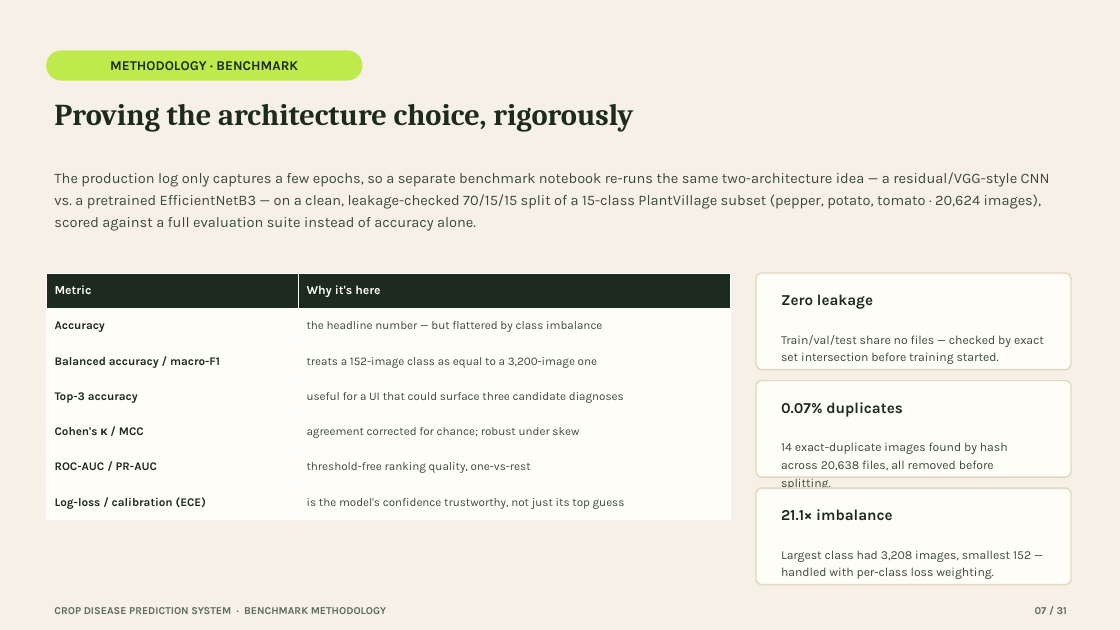
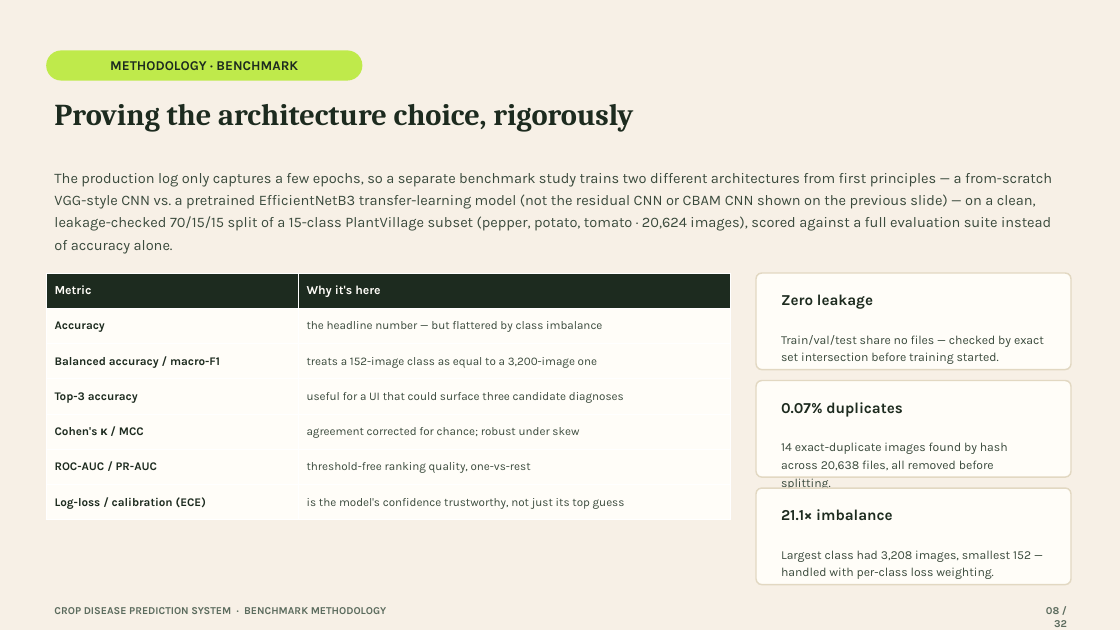
Before and after one commit to devSaksham/crop-disease-detection, a slide deck: slide 8 of presentation/Crop_Disease_Prediction_System.pptx (slide 7 before the commit). Drawn at 1120x630 pixels with LibreOffice and Linux fonts; fonts in the diff are those of the drawing. Boxes give left, top, right and bottom in pixels: in the first picture for what was removed or moved away, otherwise in the second. Text is boxed around its words. In the diff, an @@ line names an element or a change of style, - is before the commit and + after.

Commit message:
Restructure presentation: drop Grad-CAM, fix benchmark model/class attribution, add literature review, move plots to appendix
- Deleted the Grad-CAM slide entirely per review feedback.
- Corrected wording that implied the benchmark study compared the two
  production architectures (residual CNN / CBAM CNN); it actually compares
  a from-scratch VGG-style CNN vs. EfficientNetB3 transfer learning on a
  15-class, 3-crop subset -- fixed on the "At a Glance" stat card and the
  benchmark methodology slide, which now explicitly distinguishes the two
  studies.
- Added a five-point Literature Review slide (Hughes & Salathe, Mohanty et
  al., He et al., Tan & Le, Singh et al.), sourced from the citations
  already verified in the LaTeX end-term report.
- Trimmed the main flow to 16 concise slides and moved the 15 detailed
  benchmark plots (EDA, learning curves, confusion matrices, ROC/PR,
  calibration, error gallery, full metrics table) after the Thank You
  slide as a labelled appendix, behind a new divider slide.
- Added a benchmark-scope caveat to the Limitations slide and renumbered
  all footers (now NN / 32).

```diff
--- a/presentation/Crop_Disease_Prediction_System.pptx
+++ b/presentation/Crop_Disease_Prediction_System.pptx
@@ text at (x1=54, y1=173, x2=1052, y2=254): text changed @@
-The production log only captures a few epochs, so a separate benchmark notebook re-runs the same two-architecture idea — a residual/VGG-style CNN vs. a pretrained EfficientNetB3 — on a clean, leakage-checked 70/15/15 split of a 15-class PlantVillage subset (pepper, potato, tomato · 20,624 images), scored against a full evaluation suite instead of accuracy alone.
+The production log only captures a few epochs, so a separate benchmark study trains two different architectures from first principles — a from-scratch VGG-style CNN vs. a pretrained EfficientNetB3 transfer-learning model (not the residual CNN or CBAM CNN shown on the previous slide) — on a clean, leakage-checked 70/15/15 split of a 15-class PlantVillage subset (pepper, potato, tomato · 20,624 images), scored against a full evaluation suite instead of accuracy alone.
@@ text at (x1=1046, y1=607, x2=1067, y2=627): text changed @@
-07 / 31
+08 / 32
```
Also in this commit, not shown: 29 other slides changed, 2 slides added, 1 slide removed.
